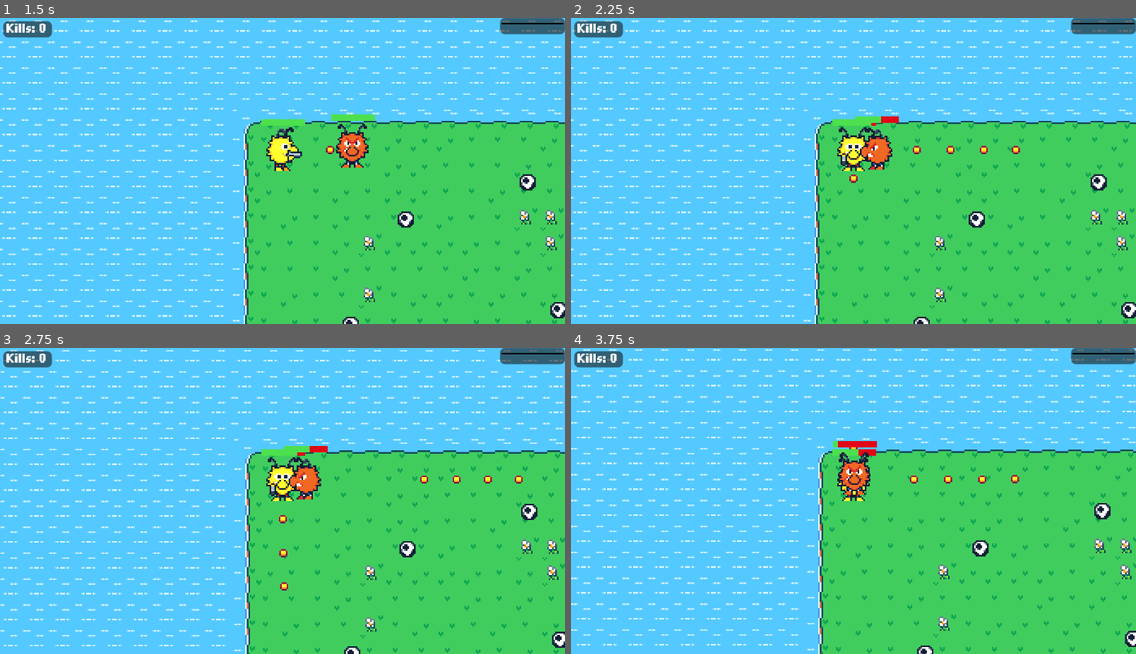
Above: before the commit, frames 1-4 (two rows, left to right).
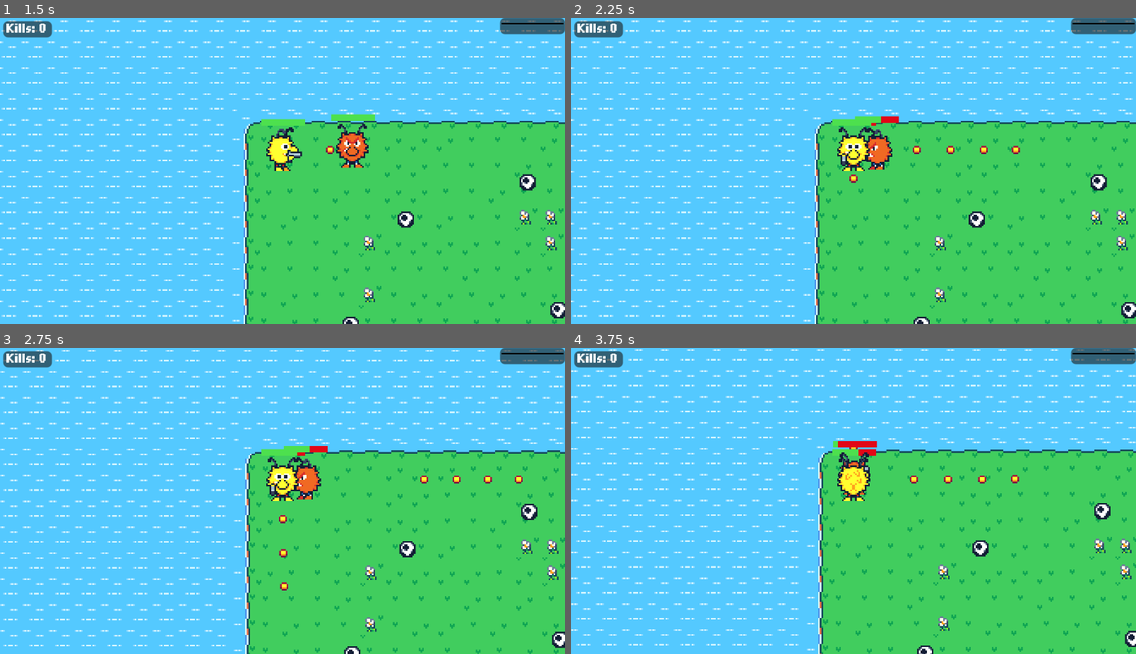
Above: after the commit, the same moments.

Repository: BonnGameDevKurs/gamedevgame
Game: Godot game, scene res://menus/start_menu/start_menu.tscn
Two runs of this game, one before a commit and one after it. Both use one fixed random seed, a clock stepped at 60 frames per second and the inputs below.
Inputs:
- Up to frame 1 (1.5 s): click "START" at 0.5 s; hold Right (fire_right) from 1.28 s (still down); tap Space (ability) at 1.35 s
- Up to frame 2 (2.25 s): release Right (fire_right) at 2.03 s; hold Down (fire_down) from 2.03 s (still down); tap Space (ability) at 2.1 s
- Up to frame 3 (2.75 s): keep holding Down (fire_down)
- Up to frame 4 (3.75 s): release Down (fire_down) at 2.78 s; hold Right (fire_right) 2.78-3.53 s; tap Space (ability) at 2.85, 3.6 s; hold Up (fire_up) from 3.53 s (still down)

Frame 1 is identical in both runs. In frame 2, less than 0.1% of the frame differs, in the area x 51-53%, y 40-46%; in frame 3, less than 0.1%; in frame 4, 0.4%, in the area x 47-53%, y 36-48%.

Commit message:
fix y sort not working properly due to using transform offset instead of sprite offset

Diff:
--- a/characters/player/Player.tscn
+++ b/characters/player/Player.tscn
@@ -206,7 +206,7 @@
 "times": PackedFloat32Array(0),
 "transitions": PackedFloat32Array(1),
 "update": 0,
-"values": [Vector2(-6, -13)]
+"values": [Vector2(-6, 0)]
 }
 tracks/2/type = "value"
 tracks/2/imported = false
@@ -245,7 +245,7 @@
 "times": PackedFloat32Array(0),
 "transitions": PackedFloat32Array(1),
 "update": 0,
-"values": [Vector2(-6, -9)]
+"values": [Vector2(-6, 4)]
 }
 tracks/2/type = "value"
 tracks/2/imported = false
@@ -284,7 +284,7 @@
 "times": PackedFloat32Array(0),
 "transitions": PackedFloat32Array(1),
 "update": 0,
-"values": [Vector2(6, -9)]
+"values": [Vector2(6, 4)]
 }
 tracks/2/type = "value"
 tracks/2/imported = false
@@ -323,7 +323,7 @@
 "times": PackedFloat32Array(0),
 "transitions": PackedFloat32Array(1),
 "update": 0,
-"values": [Vector2(-6, -13)]
+"values": [Vector2(-6, 0)]
 }
 tracks/2/type = "value"
 tracks/2/imported = false
@@ -362,7 +362,7 @@
 "times": PackedFloat32Array(0),
 "transitions": PackedFloat32Array(1),
 "update": 0,
-"values": [Vector2(-6, -9)]
+"values": [Vector2(-6, 4)]
 }
 tracks/2/type = "value"
 tracks/2/imported = false
@@ -401,7 +401,7 @@
 "times": PackedFloat32Array(0),
 "transitions": PackedFloat32Array(1),
 "update": 0,
-"values": [Vector2(6, -9)]
+"values": [Vector2(6, 4)]
 }
 tracks/2/type = "value"
 tracks/2/imported = false
@@ -440,7 +440,7 @@
 "times": PackedFloat32Array(0),
 "transitions": PackedFloat32Array(1),
 "update": 0,
-"values": [Vector2(6, -13)]
+"values": [Vector2(6, 0)]
 }
 tracks/2/type = "value"
 tracks/2/imported = false
@@ -479,7 +479,7 @@
 "times": PackedFloat32Array(0),
 "transitions": PackedFloat32Array(1),
 "update": 0,
-"values": [Vector2(8, -17)]
+"values": [Vector2(8, -4)]
 }
 tracks/2/type = "value"
 tracks/2/imported = false
@@ -518,7 +518,7 @@
 "times": PackedFloat32Array(0),
 "transitions": PackedFloat32Array(1),
 "update": 0,
-"values": [Vector2(-8, -17)]
+"values": [Vector2(-8, -4)]
 }
 tracks/2/type = "value"
 tracks/2/imported = false
@@ -680,14 +680,15 @@
 
 [node name="GunSprite" type="Sprite2D" parent="."]
 visible = false
-position = Vector2(-6, -13)
+position = Vector2(-6, 0)
 texture = ExtResource("4_awrgq")
+offset = Vector2(0, -13)
 hframes = 4
 frame = 3
 
 [node name="PlayerSprite" type="Sprite2D" parent="."]
-position = Vector2(0, -13)
 texture = ExtResource("2_jr8aq")
+offset = Vector2(0, -13)
 hframes = 4
 vframes = 8
 
--- a/misc/football/football.tscn
+++ b/misc/football/football.tscn
@@ -6,6 +6,7 @@
 radius = 5.5
 
 [node name="Football" type="RigidBody2D"]
+y_sort_enabled = true
 collision_layer = 16
 collision_mask = 31
 gravity_scale = 0.0
